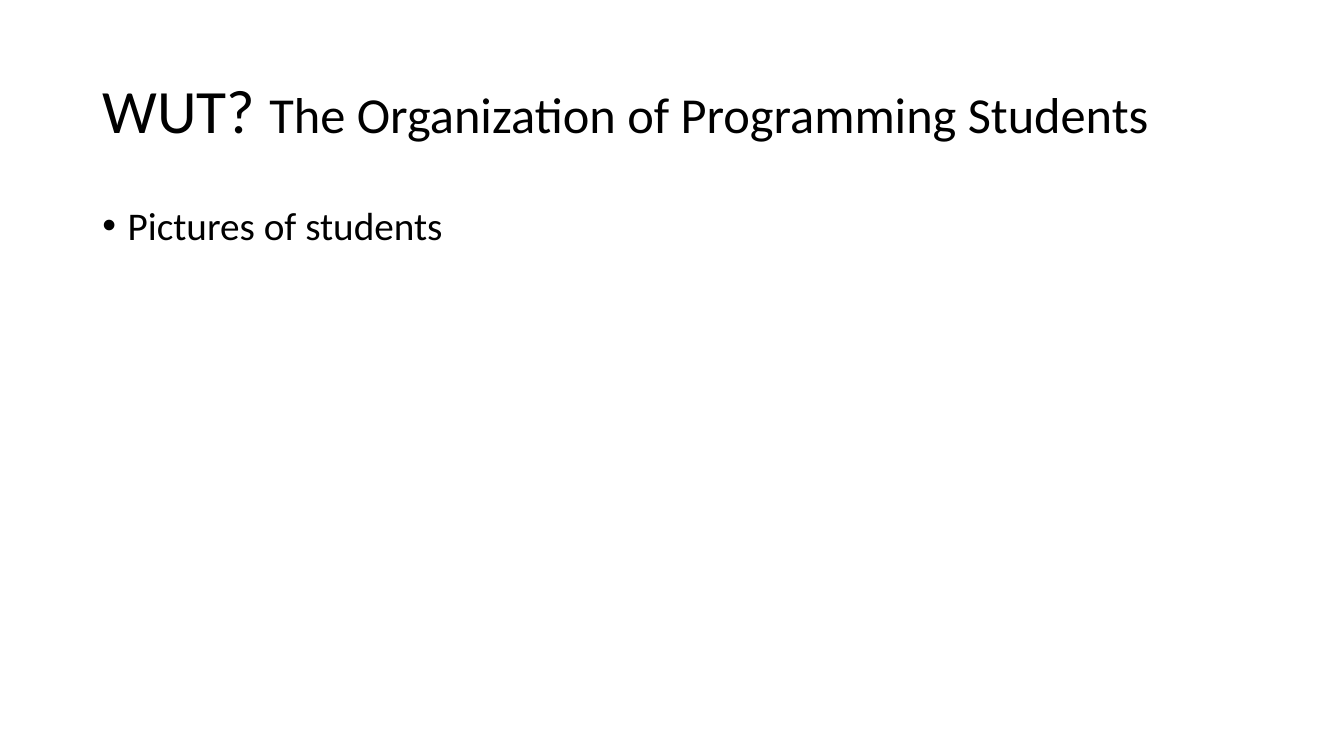
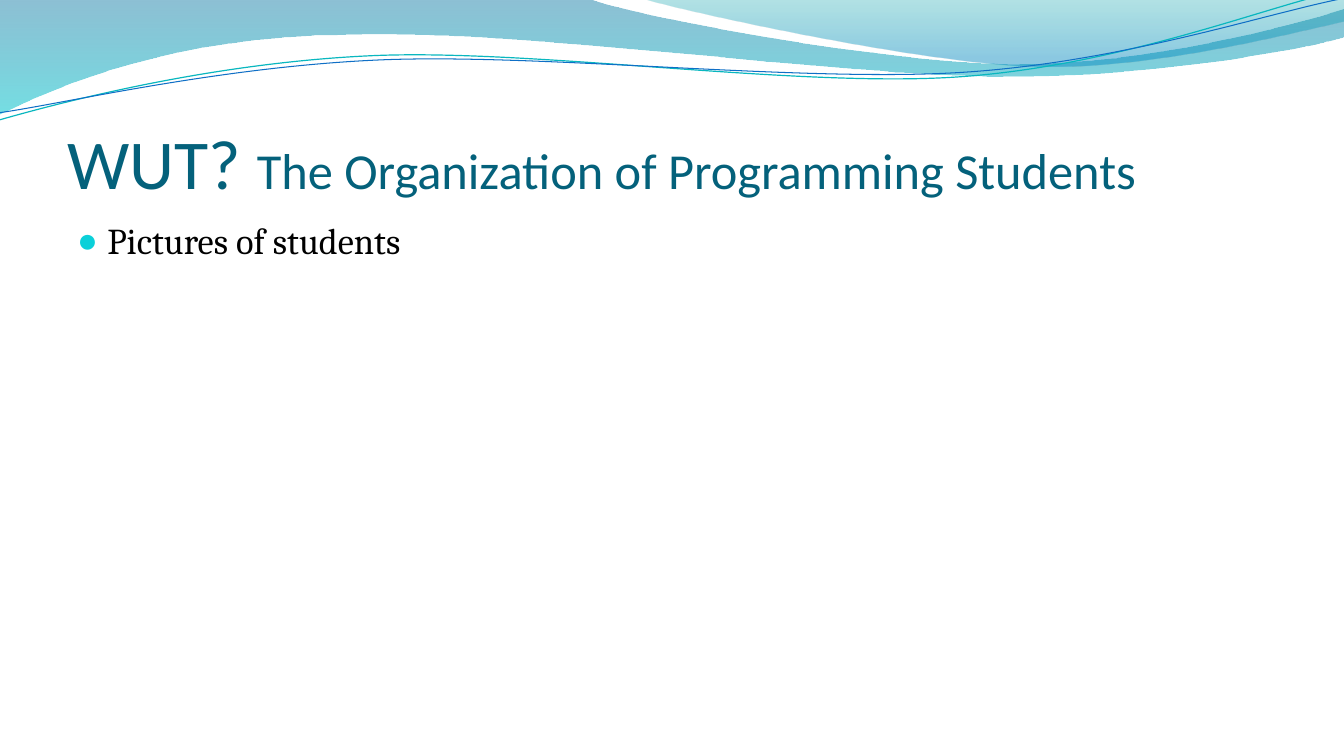
Before and after one commit to cwzero/Trivia, a slide deck: slide 8 of WUTDemo.pptx. Drawn at 1344x756 pixels with LibreOffice and Linux fonts; fonts in the diff are those of the drawing; background and template pictures are left out. Boxes give left, top, right and bottom in pixels: in the first picture for what was removed or moved away, otherwise in the second. Text is boxed around its words. In the diff, an @@ line names an element or a change of style, - is before the commit and + after.

```diff
--- a/WUTDemo.pptx
+++ b/WUTDemo.pptx
@@ freeform shape added at <box>0,0,1344,114</box>, fill gradient #0074A1 to #00C6CF @@
@@ freeform shape added at <box>0,0,1344,125</box>, outline #0AB8BF 0.85 pt @@
@@ freeform shape added at <box>0,0,1344,120</box>, outline #0F6FC6 0.75 pt @@
@@ freeform shape added at <box>644,0,1344,70</box>, fill gradient #00A1A9 to #008BBF @@
@@ title "WUT? The Organization of Programming ...": place and size @@
-title "WUT? The Organization of Programming ..." at <box>102,91,1149,142</box>
+title "WUT? The Organization of Programming ..." at <box>67,141,1136,198</box>
@@ title "WUT? The Organization of Programming ..." at <box>67,141,1136,198</box>: size 44 to 50 pt in "WUT?"; text colour #000000 to #04617B; line spacing 0.9 to 1; vertical alignment middle to bottom @@
@@ text "Pictures of students": place and size @@
-text "Pictures of students" at <box>128,212,442,241</box>
+text "Pictures of students" at <box>107,228,400,255</box>
@@ text "Pictures of students" at <box>107,228,400,255</box>: size 28 to 26 pt, font Calibri to Cambria; bullet • to ●; line spacing 0.9 to 1; less space between paragraphs @@
```
Also in this commit, not shown: 6 other slides changed, 2 slides added, 2 slides removed, 22 other files.
